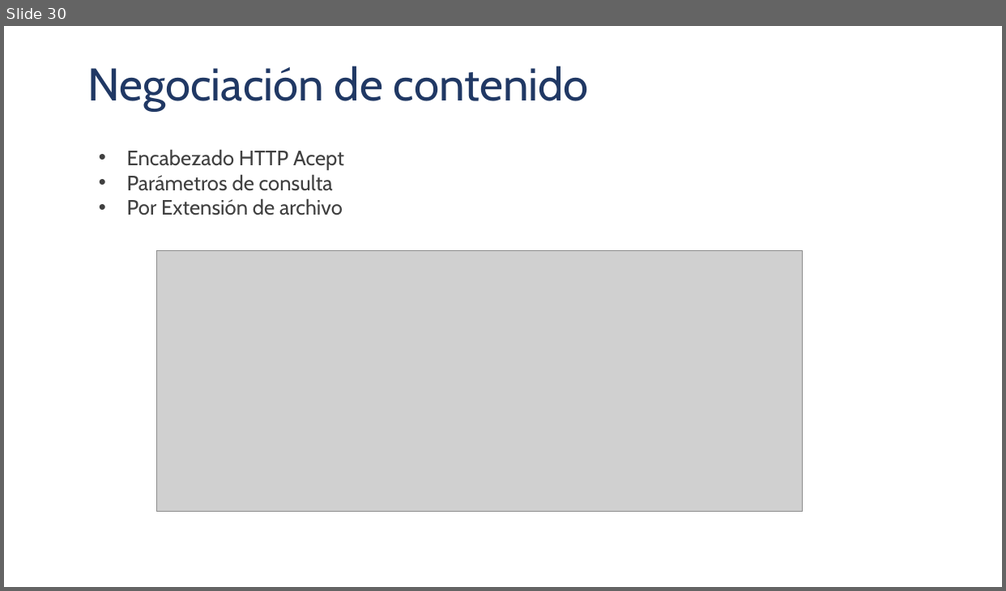
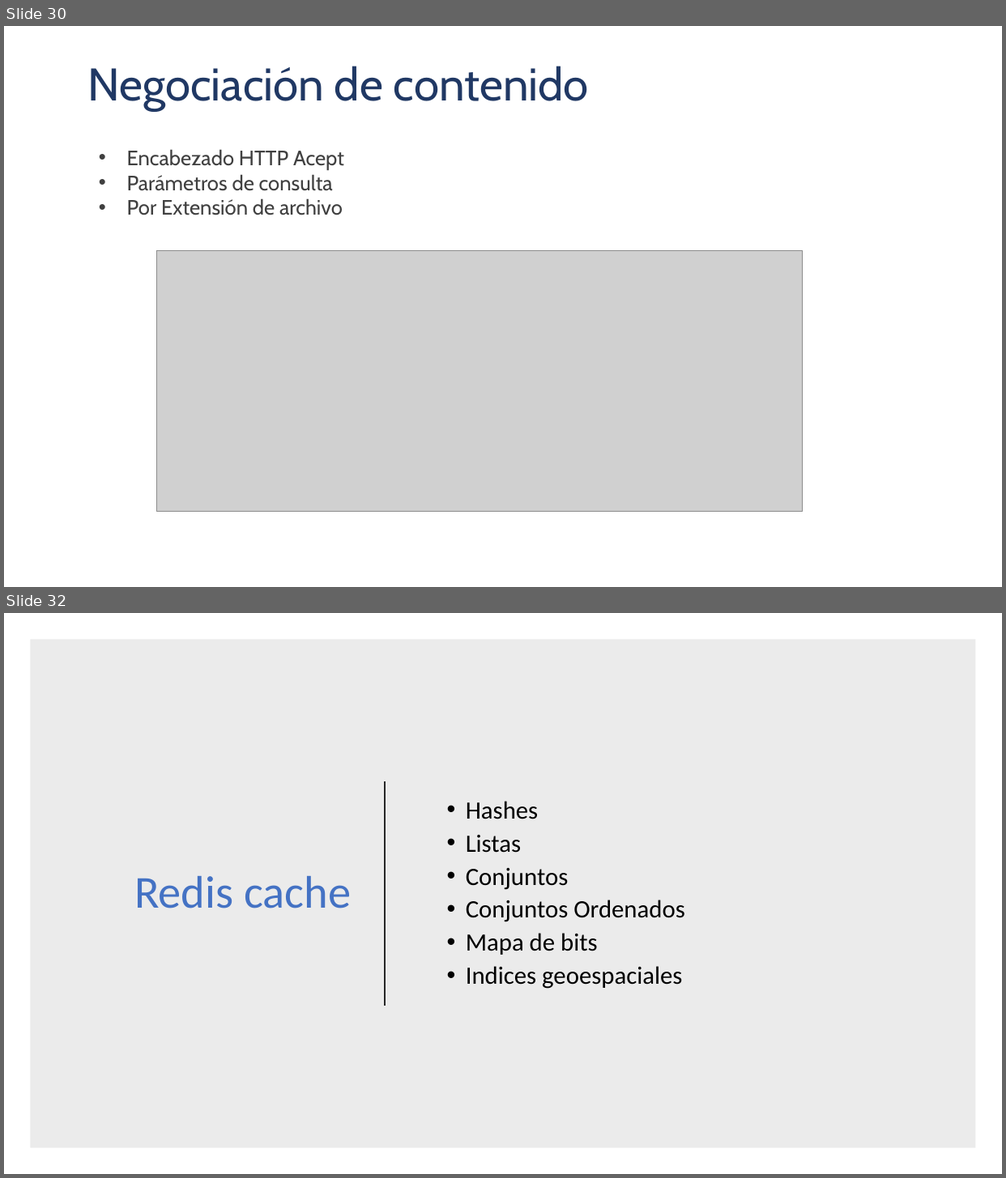
Before and after one commit to serandvaraco/WorkshopToolsForAPI, a slide deck: ToolsForAPI.pptx. Shown one above the other, each under a label of ours: slide 30 before the commit, slides 30 and 32 after it; the slides between them are not shown. The pictures are 1006x591 and 1006x1178 pixels, drawn with LibreOffice and Linux fonts; fonts in the diff are those of the drawing; grey boxes stand for pictures; background and template pictures are left out. Boxes give left, top, right and bottom in pixels: in the first picture for what was removed or moved away, otherwise in the second. Text is boxed around its words. In the diff, an @@ line names an element or a change of style, - is before the commit and + after.

```diff
--- a/ToolsForAPI.pptx
+++ b/ToolsForAPI.pptx
@@ slide 32 added at (4, 613, 1002, 1174), background #FFFFFF @@
@@ rectangle added at (30, 639, 976, 1148), fill #000000 at 8% opacity @@
@@ line added from (385, 781) to (385, 1006), #262626 1.5 pt @@
@@ text added at (466, 801, 685, 989), 24 pt, text #000000 @@
+• Hashes
+• Listas
+• Conjuntos
+• Conjuntos Ordenados
+• Mapa de bits
+• Indices geoespaciales
@@ text added at (134, 876, 351, 909), 44 pt, text #4472C4 @@
+Redis cache
```
Also in this commit, not shown: 4 other slides added, 6 other files.
